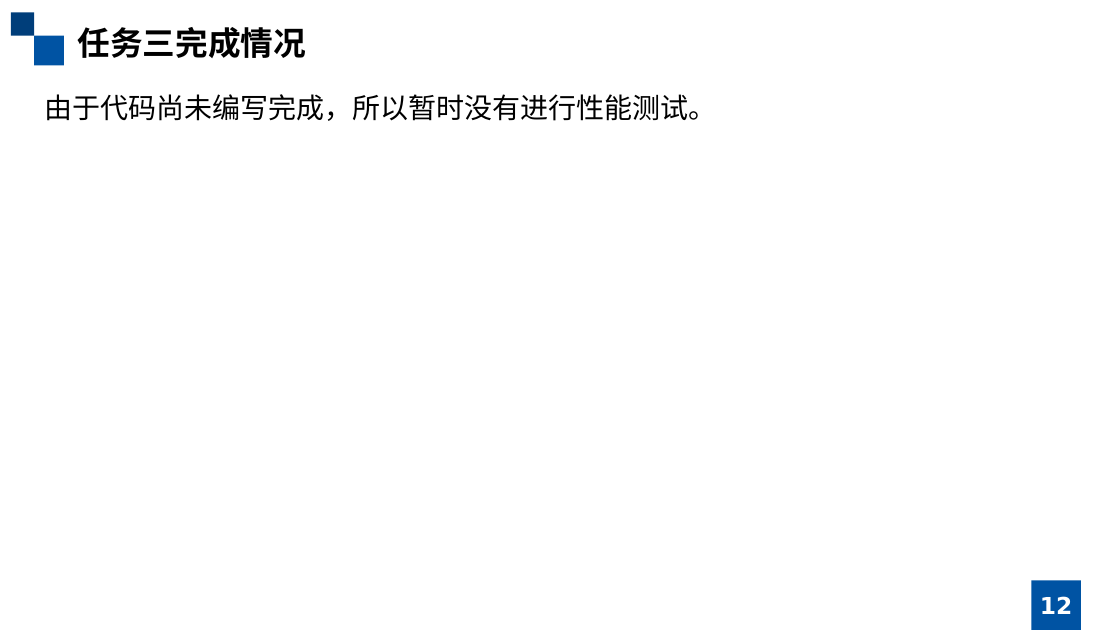
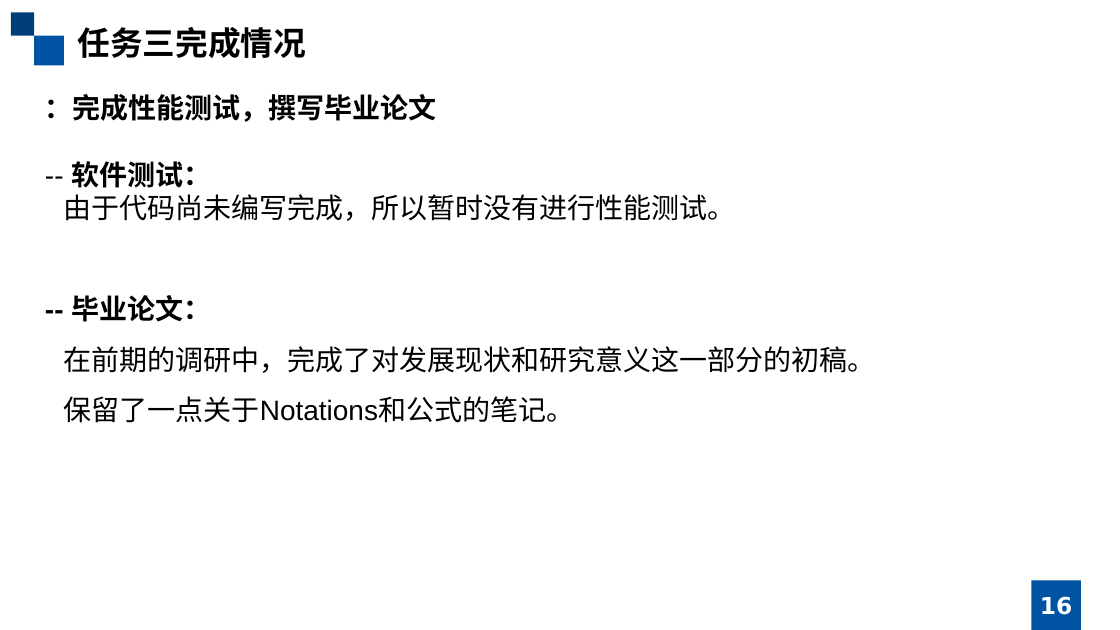
Before and after one commit to GRHun/SBoxDetection, a slide deck: slide 16 of doc/中期答辩.pptx (slide 12 before the commit). Drawn at 1120x630 pixels with LibreOffice and Linux fonts; fonts in the diff are those of the drawing. Boxes give left, top, right and bottom in pixels: in the first picture for what was removed or moved away, otherwise in the second. Text is boxed around its words. In the diff, an @@ line names an element or a change of style, - is before the commit and + after.

```diff
--- a/doc/中期答辩.pptx
+++ b/doc/中期答辩.pptx
@@ text at [45,94,437,188]: paragraphs added @@
+：完成性能测试，撰写毕业论文
+-- 软件测试：
@@ text at [64,295,876,423]: paragraphs added @@
+-- 毕业论文：
+在前期的调研中，完成了对发展现状和研究意义这一部分的初稿。
+保留了一点关于Notations和公式的笔记。
@@ page number at [1040,596,1072,615]: text changed @@
-12
+16
```
Also in this commit, not shown: 7 other slides changed, 5 slides added, 3 slides removed, 7 other files.
